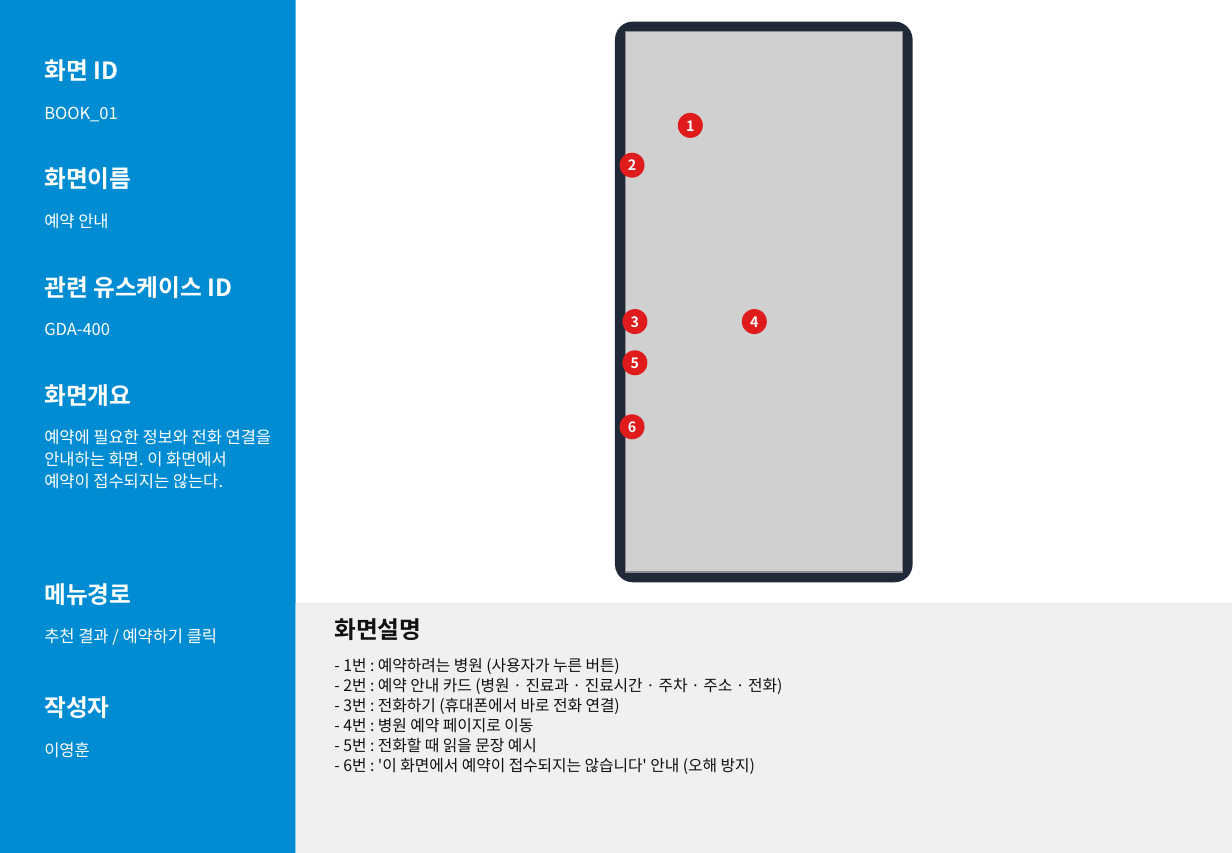
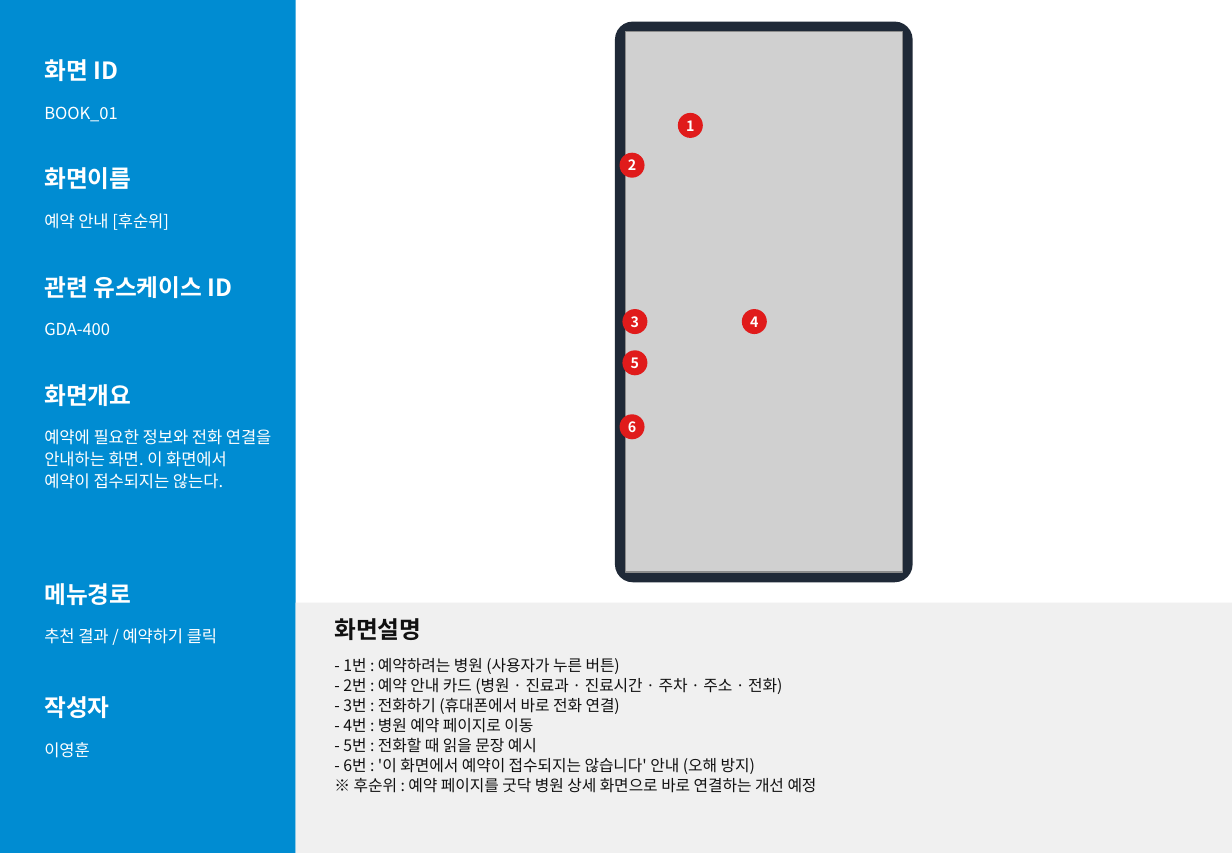
Before and after one commit to lee020304/goodoc-demo, a slide deck: slide 12 of screen/화면설계서_독수리5형제.pptx. Drawn at 1232x853 pixels with LibreOffice and Linux fonts; fonts in the diff are those of the drawing; grey boxes stand for pictures. Boxes give left, top, right and bottom in pixels: in the first picture for what was removed or moved away, otherwise in the second. Text is boxed around its words. In the diff, an @@ line names an element or a change of style, - is before the commit and + after.

```diff
--- a/screen/화면설계서_독수리5형제.pptx
+++ b/screen/화면설계서_독수리5형제.pptx
@@ text at box(44, 213, 169, 230): text changed @@
-예약 안내
+예약 안내 [후순위]
@@ text at box(354, 778, 817, 793): paragraph added @@
+※ 후순위 : 예약 페이지를 굿닥 병원 상세 화면으로 바로 연결하는 개선 예정
```
Also in this commit, not shown: 12 other slides changed, 29 other files.
